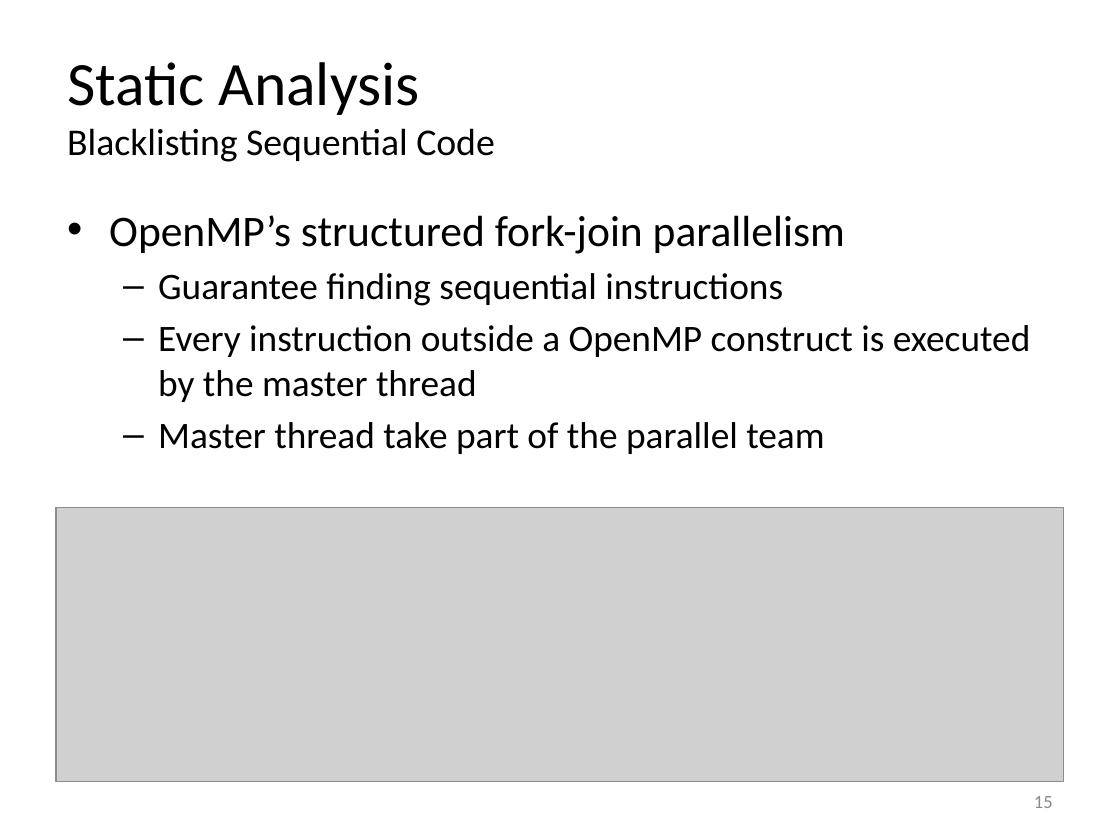
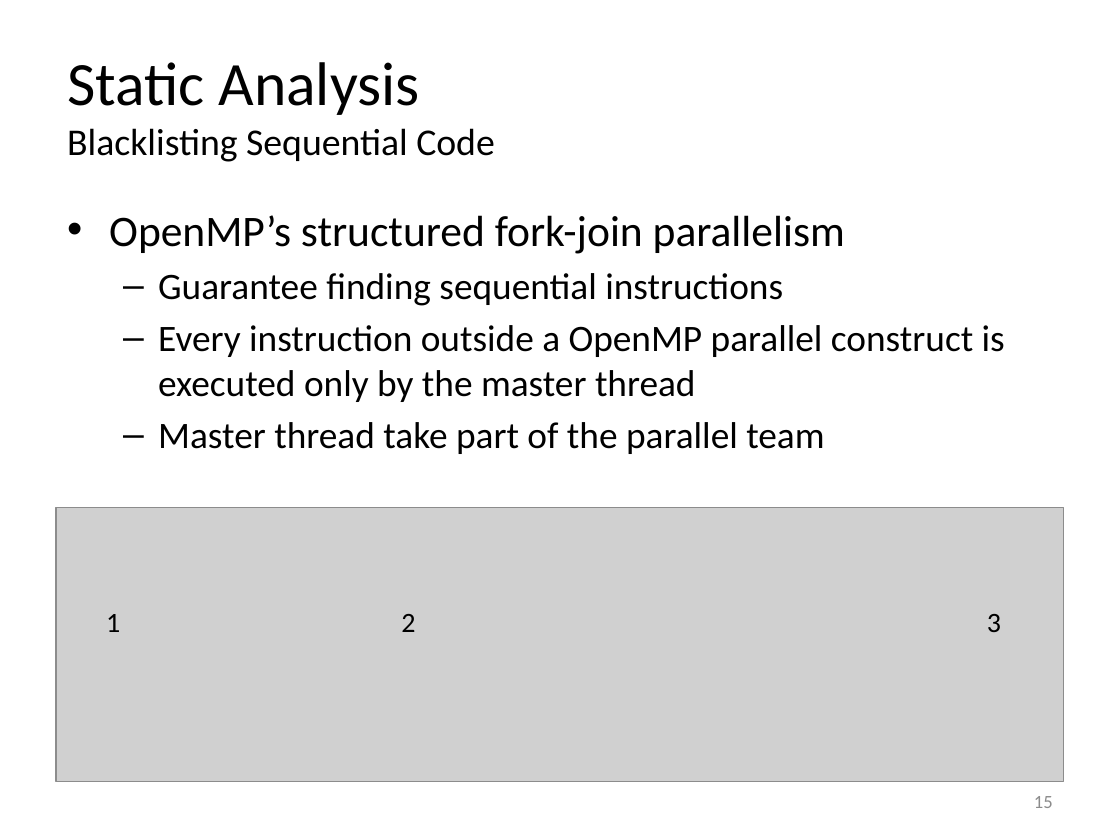
Before and after one commit to simoatze/oral_qualifier, a slide deck: slide 15 of presentation/presentation.pptx. Drawn at 1120x840 pixels with LibreOffice and Linux fonts; fonts in the diff are those of the drawing; grey boxes stand for pictures. Boxes give left, top, right and bottom in pixels: in the first picture for what was removed or moved away, otherwise in the second. Text is boxed around its words. In the diff, an @@ line names an element or a change of style, - is before the commit and + after.

```diff
--- a/presentation/presentation.pptx
+++ b/presentation/presentation.pptx
@@ text at (158,325,1005,402): text changed @@
-  – Every instruction outside a OpenMP construct is executed by the master thread
+  – Every instruction outside a OpenMP parallel construct is executed only by the master thread
@@ text added at (106,614,120,632), 18 pt, text #000000 @@
+1
@@ text added at (401,614,415,632), 18 pt, text #000000 @@
+2
@@ text added at (987,614,1001,632), 18 pt, text #000000 @@
+3
```
Also in this commit, not shown: 1 other file.
